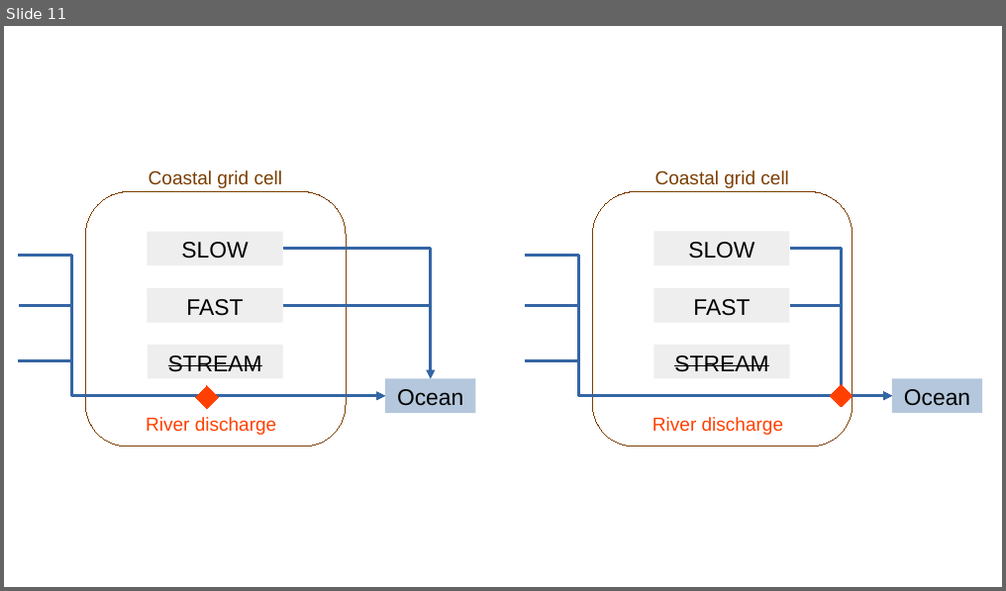
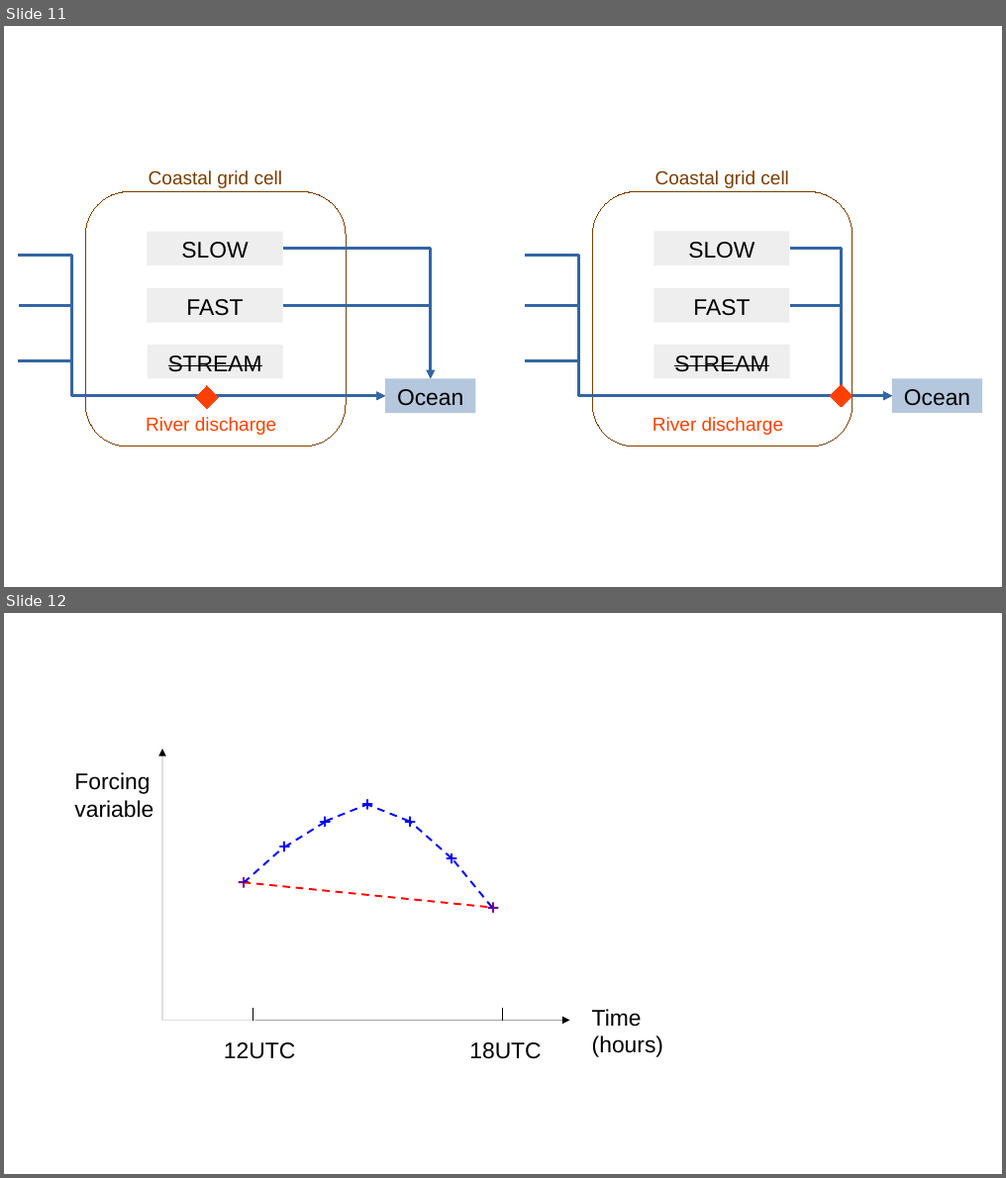
Before and after one commit to ptiengou/Manuscrit_LaTeX, a slide deck: figures.odp. Shown one above the other, each under a label of ours: slide 11 before the commit, slides 11 and 12 after it. The pictures are 1006x591 and 1006x1178 pixels, drawn with LibreOffice and Linux fonts; fonts in the diff are those of the drawing. Boxes give left, top, right and bottom in pixels: in the first picture for what was removed or moved away, otherwise in the second. Text is boxed around its words. In the diff, an @@ line names an element or a change of style, - is before the commit and + after.

Commit message:
New ppt fig

```diff
--- a/figures.odp
+++ b/figures.odp
@@ slide 12 added at (4, 613, 1002, 1174), background #FFFFFF @@
@@ arrow added from (162, 1021) to (162, 749), #000000 0 pt @@
@@ text added at (74, 772, 153, 818), 18 pt, text #000000 @@
+Forcing variable
@@ plus added at (321, 818, 330, 827), fill #729FCF, outline #0000FF 1.5 pt @@
@@ line added from (326, 821) to (366, 805), #0000FF 1.5 pt dashed @@
@@ plus added at (363, 800, 372, 809), fill #729FCF, outline #0000FF 1.5 pt @@
@@ line added from (409, 821) to (368, 805), #0000FF 1.5 pt dashed @@
@@ plus added at (406, 818, 415, 827), fill #729FCF, outline #0000FF 1.5 pt @@
@@ line added from (244, 883) to (285, 847), #0000FF 1.5 pt dashed @@
@@ plus added at (280, 842, 289, 852), fill #729FCF, outline #0000FF 1.5 pt @@
@@ line added from (285, 848) to (326, 822), #0000FF 1.5 pt dashed @@
@@ line added from (451, 859) to (411, 822), #0000FF 1.5 pt dashed @@
@@ plus added at (240, 878, 249, 887), fill #729FCF, outline #0000FF 1.5 pt @@
@@ plus added at (240, 878, 249, 887), fill #729FCF, outline #FF0000 1.5 pt @@
@@ plus added at (447, 854, 455, 862), fill #729FCF, outline #0000FF 1.5 pt @@
@@ line added from (492, 907) to (451, 858), #0000FF 1.5 pt dashed @@
@@ line added from (243, 883) to (492, 907), #FF0000 1.5 pt dashed @@
@@ plus added at (488, 904, 498, 913), fill #729FCF, outline #0000FF 1.5 pt @@
@@ plus added at (488, 904, 498, 913), fill #729FCF at 43% opacity, outline #FF0000 1.5 pt @@
@@ arrow added from (162, 1021) to (570, 1021), #000000 0 pt @@
@@ line added from (253, 1009) to (253, 1021), #000000 0 pt @@
@@ line added from (503, 1009) to (503, 1021), #000000 0 pt @@
@@ text added at (592, 1009, 663, 1058), 18 pt, text #000000 @@
+Time (hours)
@@ text added at (224, 1043, 295, 1059), 18 pt, text #000000 @@
+12UTC
@@ text added at (469, 1043, 541, 1059), 18 pt, text #000000 @@
+18UTC
```
